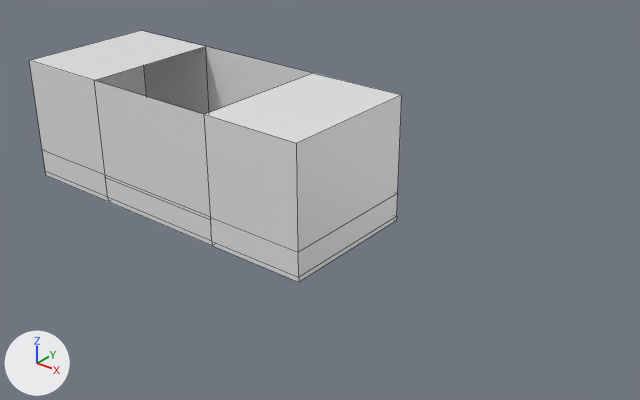
The Blender file Assets/Models/blend/room.blend, before and after one commit.
The view is the same before and after, from a 50 mm lens placed at (121.5, -116.0, 78.9), pointed at (27.0, 2.2, 5.6). Every picture has the same lights, and +X, +Y and +Z are marked at lower left. Mesh edges are drawn as thin lines.

The scene before the commit, as lines of its bpy script (objects in view):
```python
me_cube = bpy.data.meshes.new('Cube')
me_cube.from_pydata(...)  # 42 vertices, 41 faces; spans x -36.0..36.0, y -15.0..16.0, z -1.0..25.0
me_cube.materials.append(mat_material)  # white #e7e7e7
ob_mesh_room = bpy.data.objects.new('mesh_room', me_cube)
ob_mesh_room.location = (0.0, 0.0, 0.0)
```
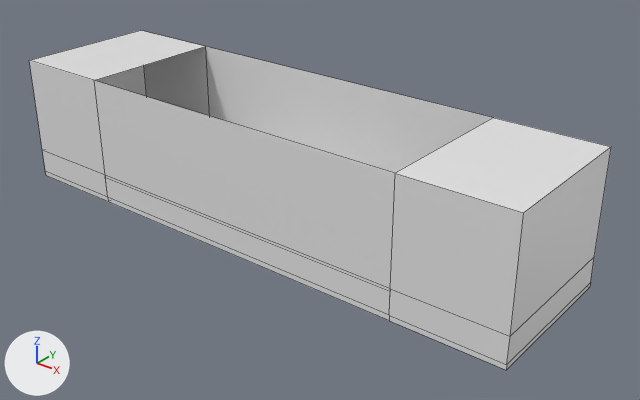
Boxes [x1, y1, x2, y2] around the edits, measured in the pictures (640 x 400 px; the box of a moved part takes in the faces that stretch with it):
'mesh_room', reshaped (56% wider, 35% taller): before [29, 30, 402, 282]; after [29, 30, 611, 370]
part 1 of me_cube, moved or reshaped: before [200, 61, 402, 282]; after [200, 61, 611, 370]

The change in detail:
me_cube has 42 vertices, 41 faces and spans x -36.0..36.0, y -15.0..16.0, z -1.0..25.0.
me_cube is used by ob_mesh_room; location (0.0, 0.0, 0.0).
me_cube part 1: all 21 vertices in x 15.0..36.0, y -15.0..16.0, z -1.0..25.0 are moved by (40.0, 0.0, 0.0).
